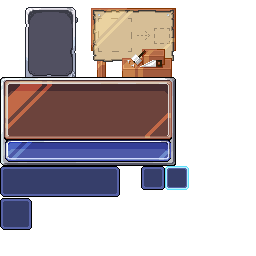
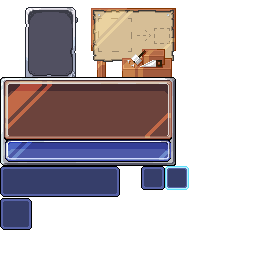
Two versions of the same layered image (256 x 256). Layer-by-layer changes:
painted on "Layer 3" over box(139, 30, 151, 41)
